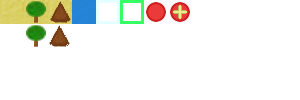
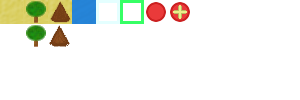
The second 300 x 100 image is a revision of the first. Changes to its layers:
painted on "Background" over [7, 0, 71, 23]
